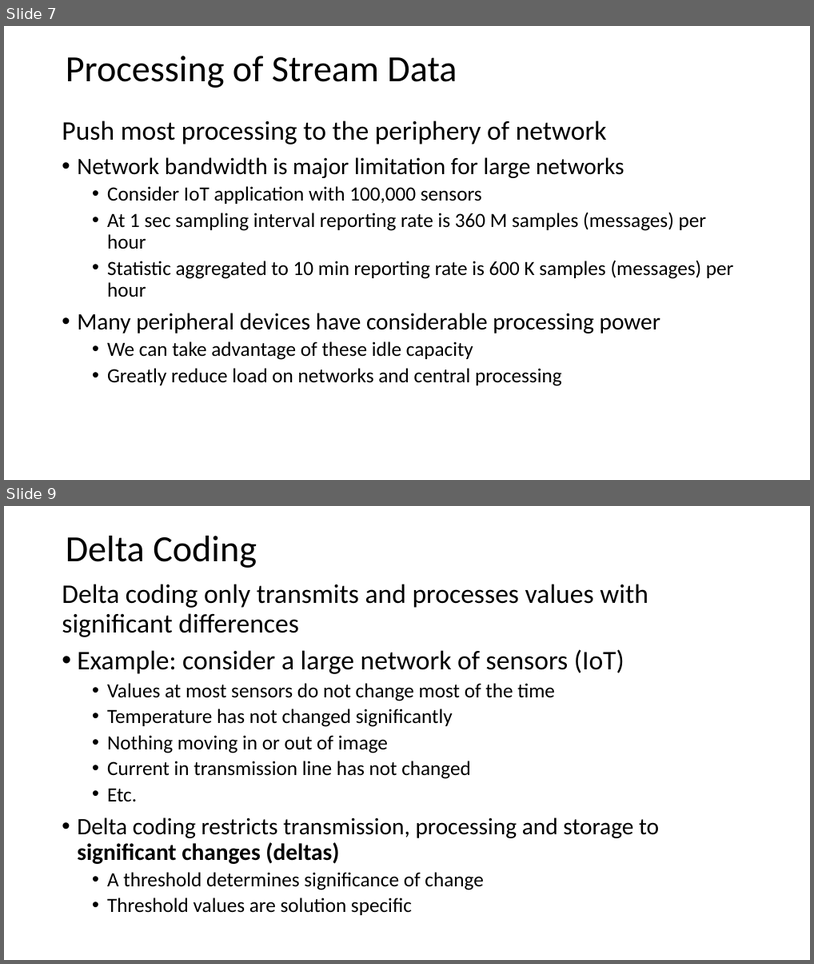
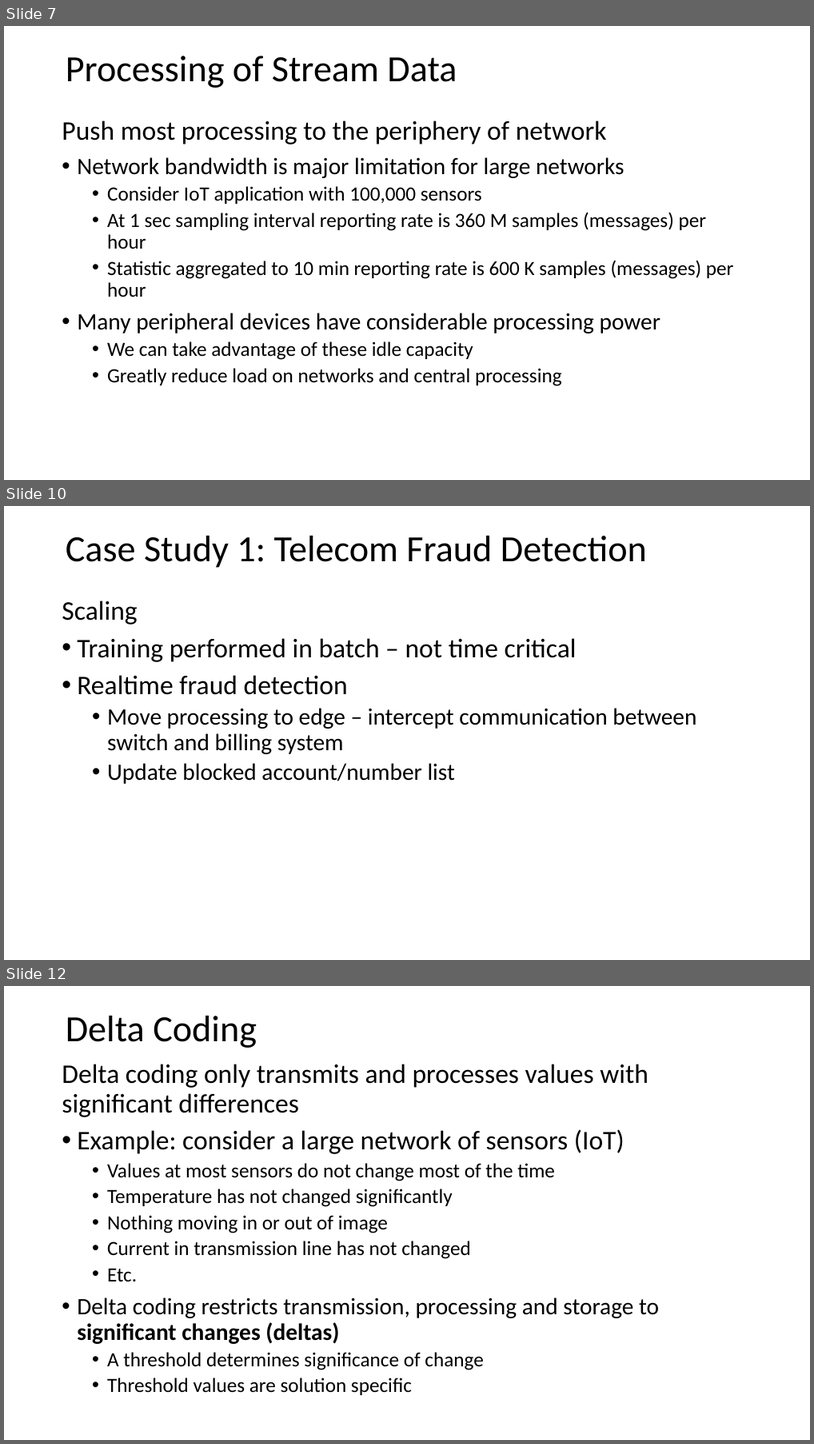
Before and after one commit to StephenElston/CSCI-E-108, a slide deck: slides/3_StreamingAnalytics.pptx. Shown one above the other, each under a label of ours: slides 7 and 9 before the commit, slides 7, 10 and 12 after it; the slides between them are not shown. The pictures are 814x964 and 814x1444 pixels, drawn with LibreOffice and Linux fonts; fonts in the diff are those of the drawing. Boxes give left, top, right and bottom in pixels: in the first picture for what was removed or moved away, otherwise in the second. Text is boxed around its words. In the diff, an @@ line names an element or a change of style, - is before the commit and + after.

```diff
--- a/slides/3_StreamingAnalytics.pptx
+++ b/slides/3_StreamingAnalytics.pptx
@@ slide 10 added at [4,506,810,960], background #FFFFFF @@
@@ text added at [66,536,647,568], 44 pt, text #000000 @@
+Case Study 1: Telecom Fraud Detection
@@ text added at [62,600,697,784], 28 pt, text #000000 @@
+Scaling
+• Training performed in batch – not time critical
+• Realtime fraud detection
+  • Move processing to edge – intercept communication between switch and billing system
+  • Update blocked account/number list
@@ what was slide 9 is now slide 12 @@
```
Also in this commit, not shown: 4 slides changed, 5 other slides added, 1 slide removed.
